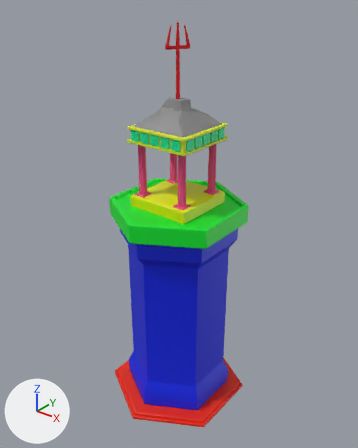
The Blender file Assets/RESOURCES/Models/altar.blend as it was, and as the next commit left it.
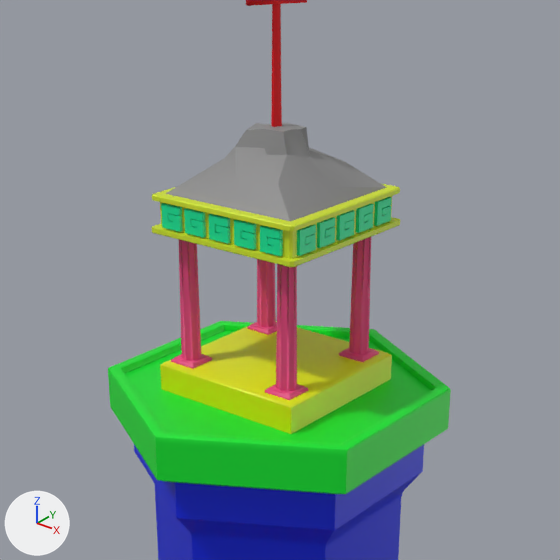
Each version appears first whole from a camera (50 mm lens) standing at (6.96, -8.63, 10.39) and looking at (-0.01, 0.08, 4.99), and next in a close-up on the part from 18% to 82% of the width and 11% to 62% of the height. The axes (+X, +Y, +Z) are drawn at lower left. The lights are the same throughout.
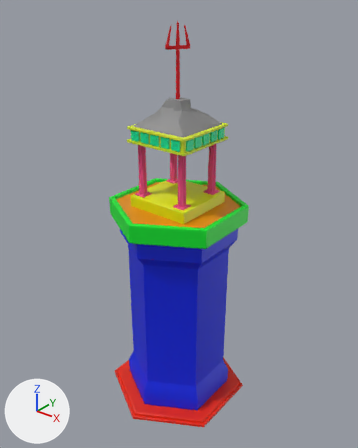
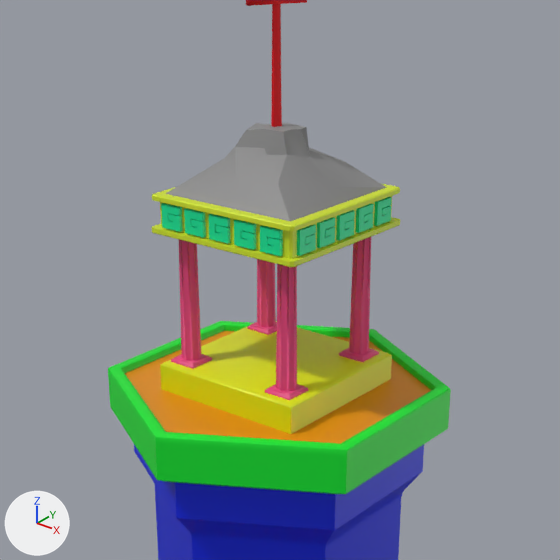
Where the change shows, as pixel boxes (x1, y1, x2, y2) in the close-ups (560 x 560 px):
part 1 of me_cylinder_006, recoloured (green to orange)
    both: (125, 331, 431, 444)

Diff of the bpy script that builds the scene:
```diff
--- a/Assets/RESOURCES/Models/altar.blend.py
+++ b/Assets/RESOURCES/Models/altar.blend.py
@@ mat_sand @@
+mat_sand = principled_material('Sand')
+mat_sand.base_color = (0.8, 0.284, 0.0)  # orange #e79100
@@ me_cylinder_006 @@
 me_cylinder_006.from_pydata(...)  # 116 vertices, 114 faces; spans x -1.49..1.48, y -1.69..1.74, z 0.14..5.63
 # used by ob_cylinder_001; location = (0.0, 0.0, 0.0)
+# me_cylinder_006 part 1: the 1 face centred in x 0.0, y 0.02, z 5.56 switches from mat_tophexagon (green #00e72f) to mat_sand (orange #e79100)
 me_cylinder_006.materials.append(mat_basehexagon)
 me_cylinder_006.materials.append(mat_tophexagon)
+me_cylinder_006.materials.append(mat_sand)  # orange #e79100
```
